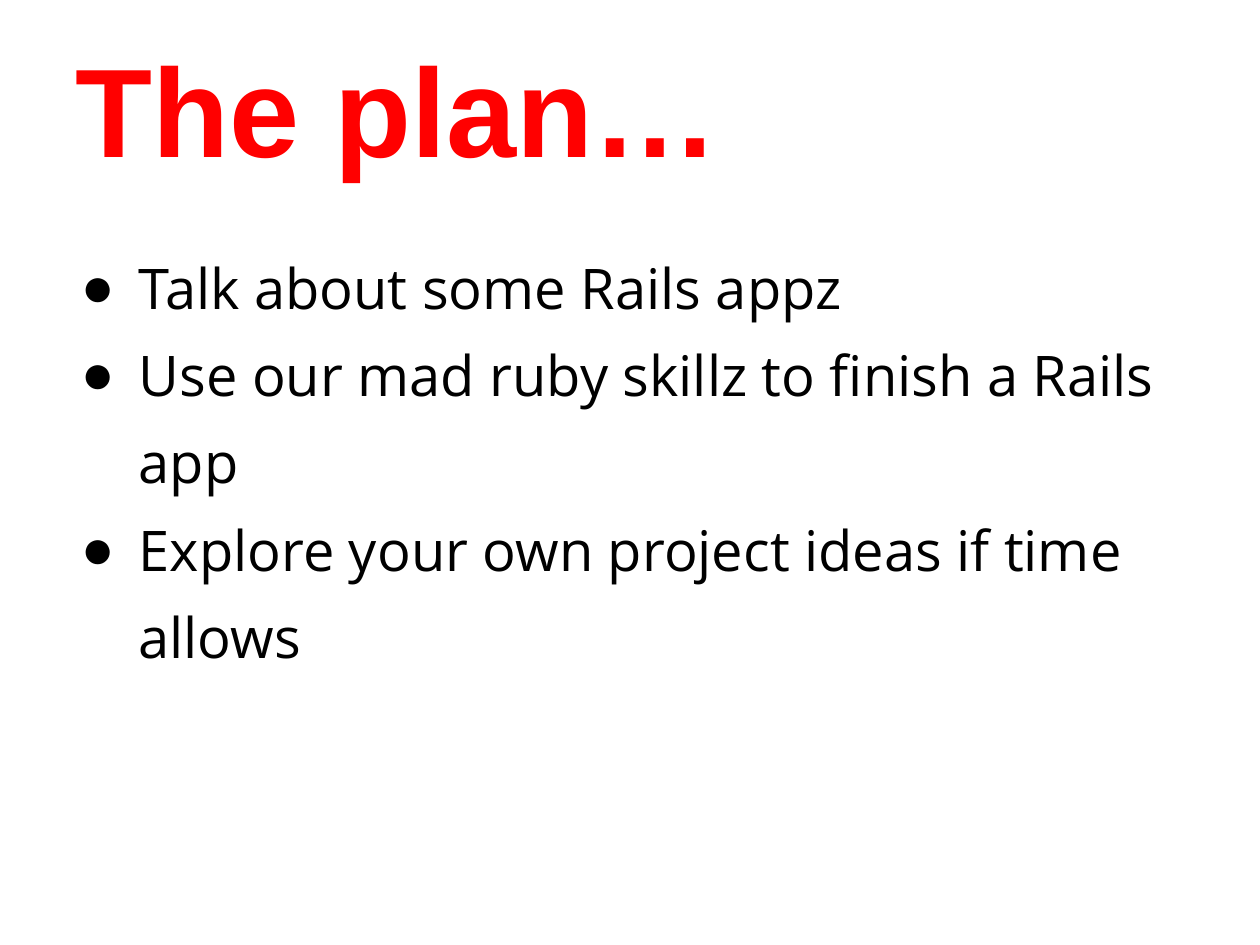
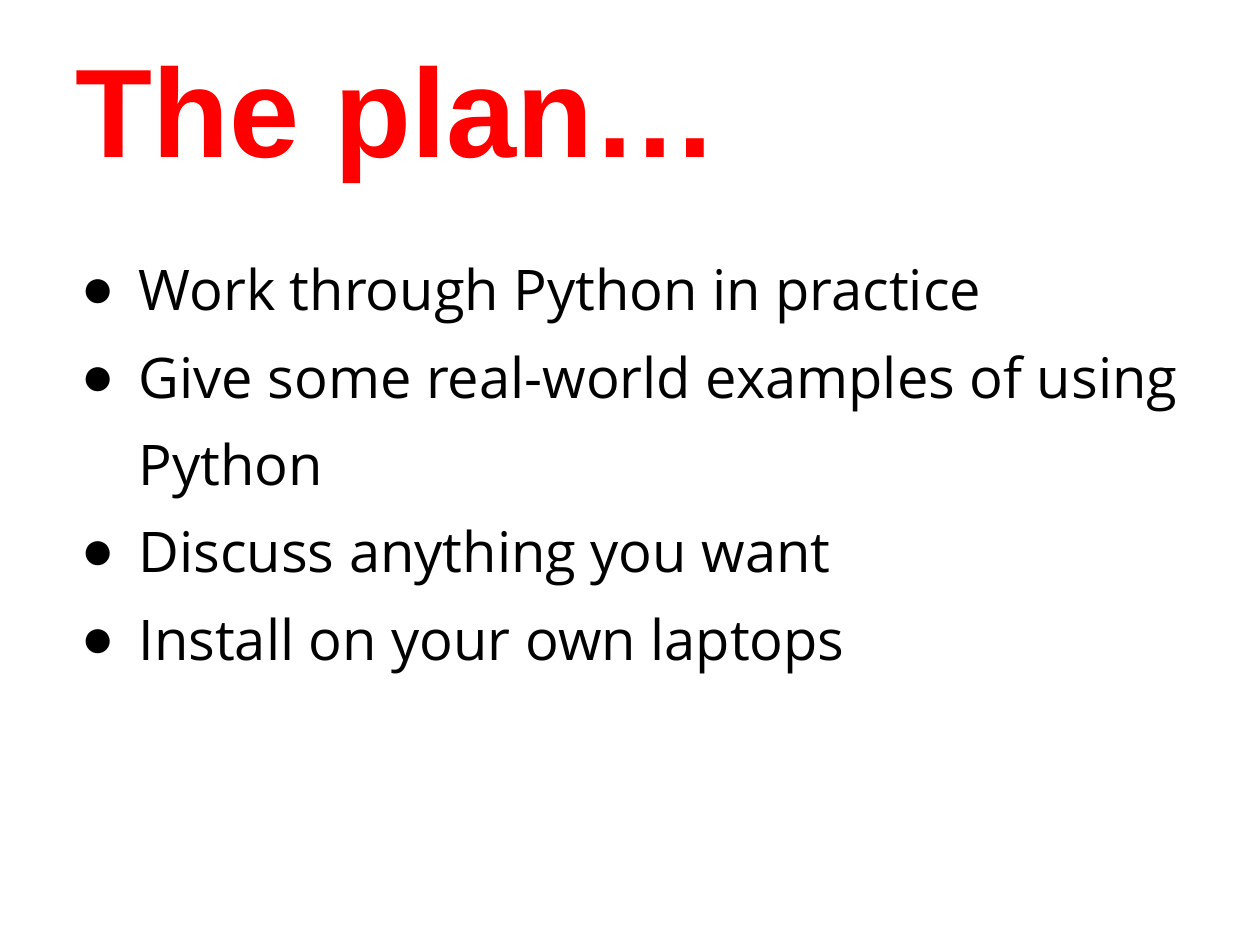
Before and after one commit to humanitiesprogramming/slides, a slide deck: slide 4 of 2017/python/day3-review.pptx. Drawn at 1260x945 pixels with LibreOffice and Linux fonts; fonts in the diff are those of the drawing. Boxes give left, top, right and bottom in pixels: in the first picture for what was removed or moved away, otherwise in the second. Text is boxed around its words. In the diff, an @@ line names an element or a change of style, - is before the commit and + after.

```diff
--- a/2017/python/day3-review.pptx
+++ b/2017/python/day3-review.pptx
@@ text at bbox=[139, 267, 1177, 674]: text changed @@
-● Talk about some Rails appz
-● Use our mad ruby skillz to finish a Rails app
-● Explore your own project ideas if time allows
+● Work through Python in practice
+● Give some real-world examples of using Python
+● Discuss anything you want
+● Install on your own laptops
```
Also in this commit, not shown: 2 other slides changed, 2 slides removed, 1 other file.
